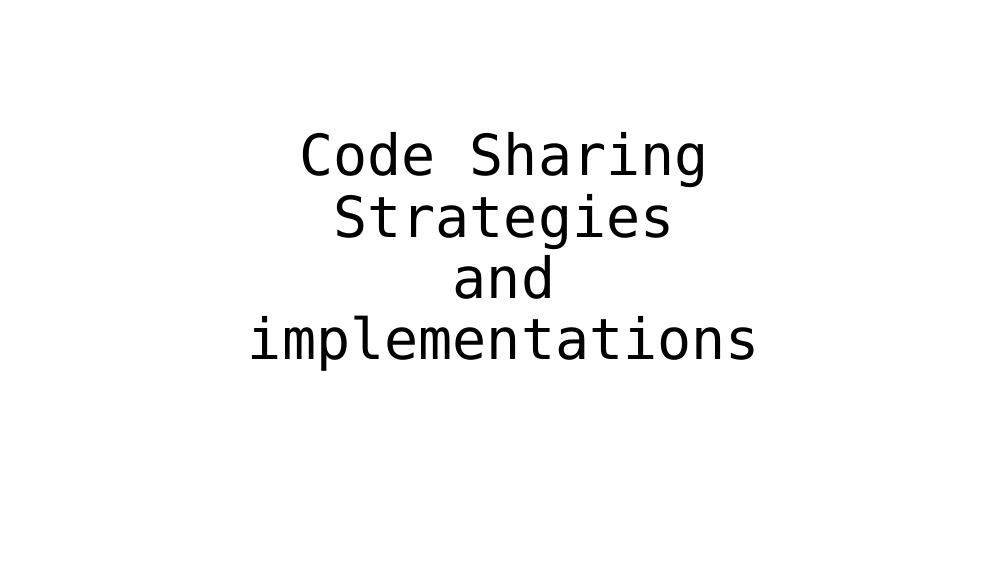
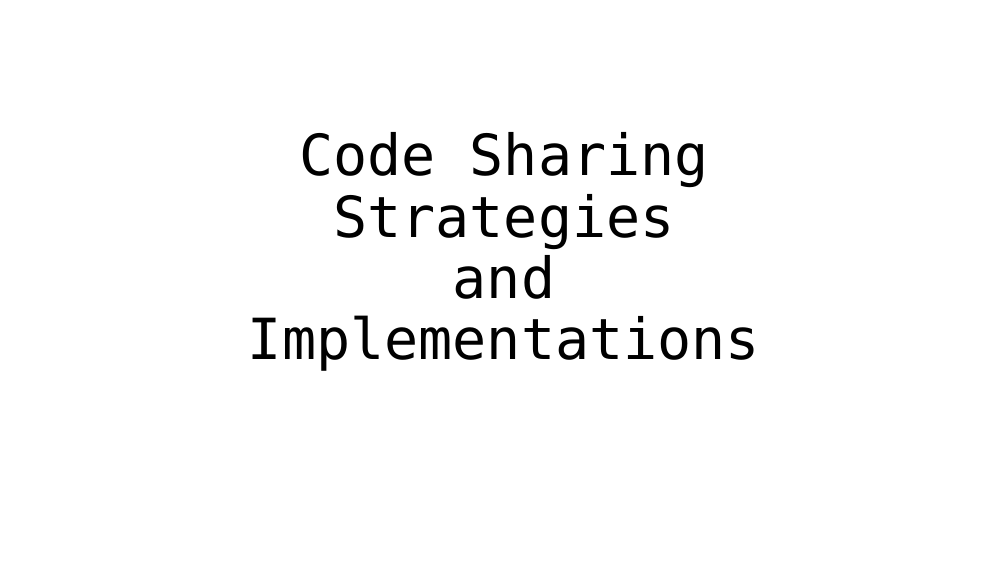
Before and after one commit to Xapuu/programingStuff, a slide deck: slide 2 of ngMeetup.pptx. Drawn at 1008x567 pixels with LibreOffice and Linux fonts; fonts in the diff are those of the drawing. Boxes give left, top, right and bottom in pixels: in the first picture for what was removed or moved away, otherwise in the second. Text is boxed around its words. In the diff, an @@ line names an element or a change of style, - is before the commit and + after.

```diff
--- a/ngMeetup.pptx
+++ b/ngMeetup.pptx
@@ title at [248,132,760,371]: text changed @@
-Code Sharing Strategies
-and
-implementations
+Code Sharing Strategies
+and
+Implementations
```
Also in this commit, not shown: 4 other slides changed, 1 other file.
